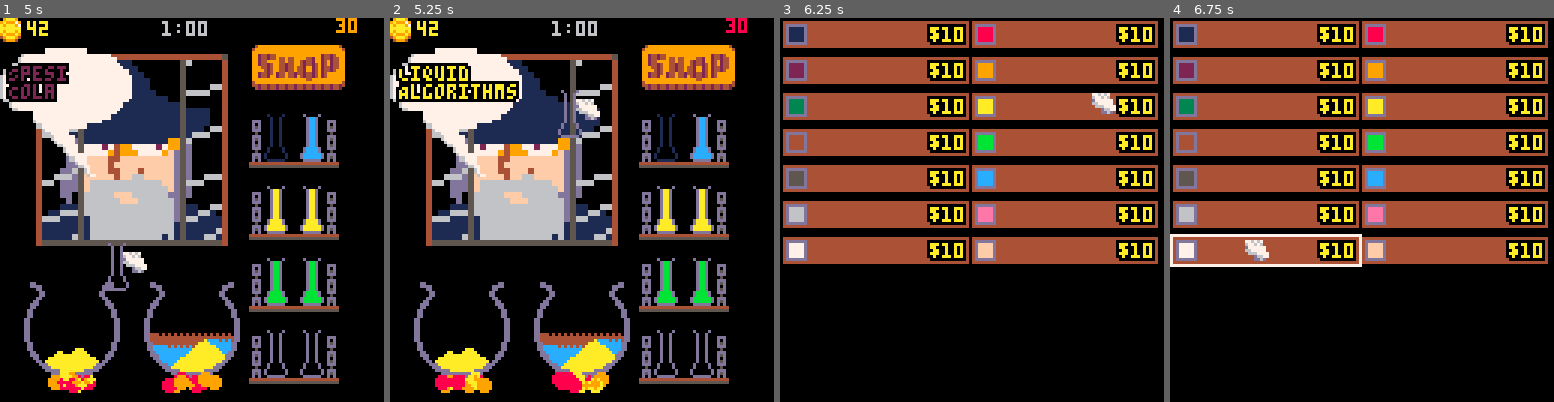
Above: before the commit, frames 1-4 (left to right).
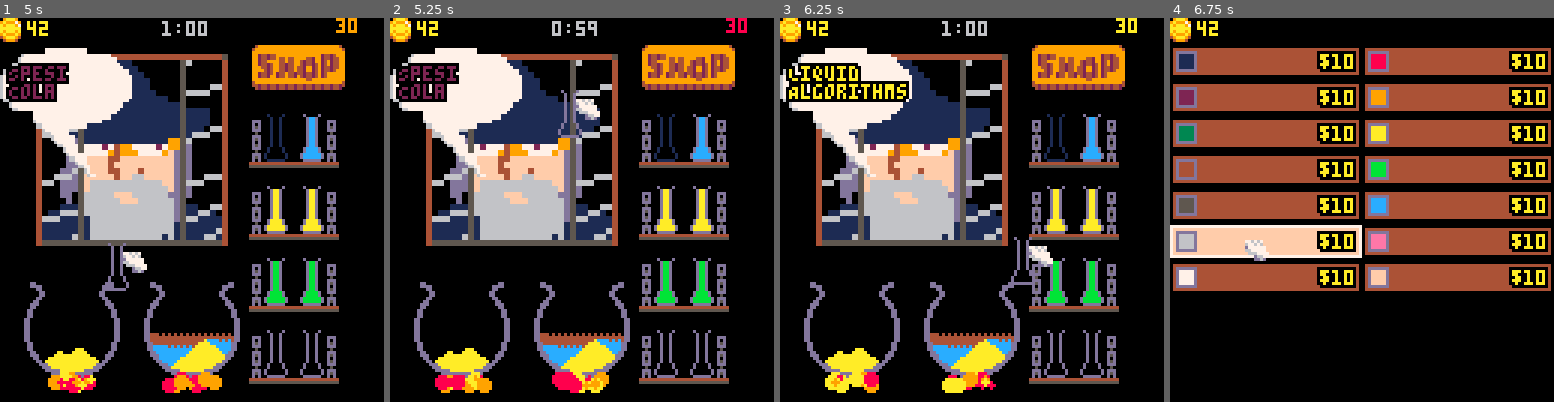
Above: after the commit, the same moments.

Repository: andbalch/cs4730_team_game
Game: PICO-8 cartridge potion.p8
Same seed, same stepped clock (60 frames per second), same inputs: the game is played once before the commit and once after it.
Inputs (mouse positions are in pixels of both pictures, inside the frame that each line leads up to):
- Up to frame 1 (5 s): tap X (X key) at 0.33, 1.07, 1.85, 2.97, 4.08 s; click (280, 121) at 0.67 s; click (46, 267) at 1.22 s; click (107, 114) at 1.77 s; click (172, 259) at 2.32 s; click (234, 106) at 2.87 s; click (295, 256) at 3.42 s; click (61, 102) at 3.97 s; click (122, 248) at 4.52 s
- Up to frame 2 (5.25 s): click (574, 94) at 5.07 s; tap X (X key) at 5.2 s
- Up to frame 3 (6.25 s): click (1029, 244) at 5.62 s; click (1091, 90) at 6.17 s
- Up to frame 4 (6.75 s): tap X (X key) at 6.32 s; click (1246, 236) at 6.72 s

Frame 1 is identical in both runs. In frame 2, 1.9% of the frame differs, in the area x 1-54%, y 0-22%; in frame 3, 58%, in the area x 0-99%, y 0-98%; in frame 4, 45%.

Commit message:
Makes shop buttons take gold

Diff:
--- a/brew.lua
+++ b/brew.lua
@@ -40,9 +40,6 @@
 	if mp and coll(shop_box, mx, my) then
 		mode="shop"
 	end
-
-	-- Update previous mouse down.
-	mdp=md
 end
 
 function brew_draw()
--- a/game.lua
+++ b/game.lua
@@ -82,7 +82,7 @@
 	mx=stat(32)
 	my=stat(33)
 	md=stat(34)==1
-	mp=md and not mdp
+	mp=mdp and not md
 
     -- Screen specific updates.
 	if mode=="title" then
@@ -93,6 +93,9 @@
     elseif mode=="shop" then
         shop_update()
     end
+
+	-- Update mouse down previous.
+	mdp=md
 end
 
 function _draw()
--- a/potion.p8
+++ b/potion.p8
@@ -268,20 +268,18 @@
 __gff__
 0000000004000000000000000000000000000000000000000000000000000000000000000000000000000000000000000000000000000000000000000000000000000000000000000000000000000000000000000000000000000000000000000000000000000000000000000000000000000000000000000000000000000000
 0000000000000000000000000000000000000000000000000000000000000000000000000000000000000000000000000000000000000000000000000000000000000000000000000000000000000000000000000000000000000000000000000000000000000000000000000000000000000000000000000000000000000000
-__map__
-0000000000000000000000001100000000000000000000000000000000000000000000000000000000000000000000000000000000000000000000000000000000000000000000000000000000000000000000000000000000000000000000000000000000000000000000000000000000000000000000000000000000000000
-…(15 lines of a section not shown)…
+…(15 lines of a section not shown)…
--- a/shop.lua
+++ b/shop.lua
@@ -1,4 +1,4 @@
-shop_prices={
+prices={
     10,
     10,
     10,
@@ -20,10 +20,10 @@
 local c=0
 for i=1,15 do
     if i~=13 then
-        b={x=1,y=1+c*12,w=61,h=8,c=i}
+        b={x=1,y=10+c*12,w=61,h=8,c=i,hov=false}
         if c>6 then -- Second column.
-            b.x=64
-            b.y=1+(c-7)*12
+            b.x=65
+            b.y=10+(c-7)*12
         end
         add(buttons, b)
         c=c+1
@@ -31,20 +31,41 @@
 end
 
 function shop_update()
-
+    for b in all(buttons) do
+        b.hov=coll(b,mx,my)
+        if b.hov and mp then
+            buy_vial(b.c)
+        end
+    end
 end
 
+
 function shop_draw()
+    -- Draw gold count.
+	spr(4,0,0)
+	oprint(gold,9,1,10)
 
     for b in all(buttons) do
         local r,d=b.x+b.w,b.y+b.h
         rectfill(b.x,b.y,r,d,4)
-        if coll(b,mx,my) then -- Hover outline.
+        if b.hov then -- Hover outline.
+            if md then
+                rectfill(b.x,b.y,r,d,15)
+            end
             rect(b.x-1,b.y-1,r+1,d+1,7)
         end
 
         rect(b.x+1,b.y+1,b.x+7,b.y+7,13)
         rectfill(b.x+2,b.y+2,b.x+6,b.y+6,b.c)
-        oprint("$"..shop_prices[b.c],r-12,b.y+2,10)
+        oprint("$"..prices[b.c],r-12,b.y+2,10)
     end
 end
+
+-- Procedures.
+
+function buy_vial(c)
+    local p=prices[c]
+    if gold>=p then
+        gold=gold-prices[c]
+    end
+end
